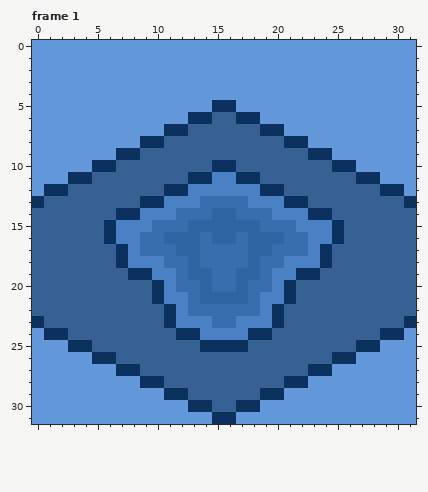
Pixel-art file: WIP/A rug or something.aseprite. Above: the version before the commit.
32x32 pixels, 2 frames. Colours within 5 levels of each other are drawn and written as one. Shown: frame 1.
The result:
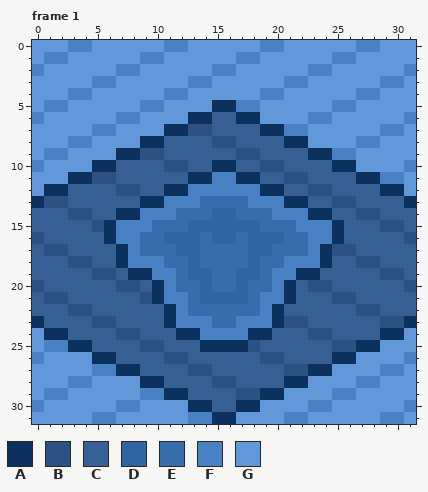
Palette (. is transparent): A #0d315f  B #2b5282  C #376195  D #3064a3  E #396eae  F #4a81c4  G #6298da
The edit:
Changed rows in their new state; - is an unchanged pixel.
Frame 1:
first column x 0:
 0 ---FF------FF------FF------FF---
 1 -FF------FF------FF------FF-----
 2 F------FF------FF------FF------F
 3 -----FF------FF------FF------FF-
 4 ---FF------FF------FF------FF---
 5 -FF------FF------FF------FF-----
 6 F------FF--------------FF------F
 7 -----FF------BB------FF------FF-
 8 ---FF----------BB----------FF---
 9 -FF------BB------BB------FF-----
10 F----------BB------BB----------F
11 -----BB--------------BB------FF-
12 -------BB--------------BB-------
13 -BB----------------------BB-----
14 ---BB----------------------BB---
15 -----B-----------------------BB-
16 B------------------------------B
17 -BB----------------------BB-----
18 ---BB----------------------BB---
19 -----BB----------------------BB-
20 B------BB--------------BB------B
21 -BB------B---------------BB-----
22 ---BB----------------------BB---
23 -----BB--------------BB------BB-
24 -------BB--------------BB-------
25 -FF------BB-------B------BB-----
26 F----------BB------BB----------F
27 -----FF------BB------BB------FF-
28 ---FF----------BB----------FF---
29 -FF------FF------BB------FF-----
30 F------FF--------------FF------F
31 -----FF------FF------FF------FF-
